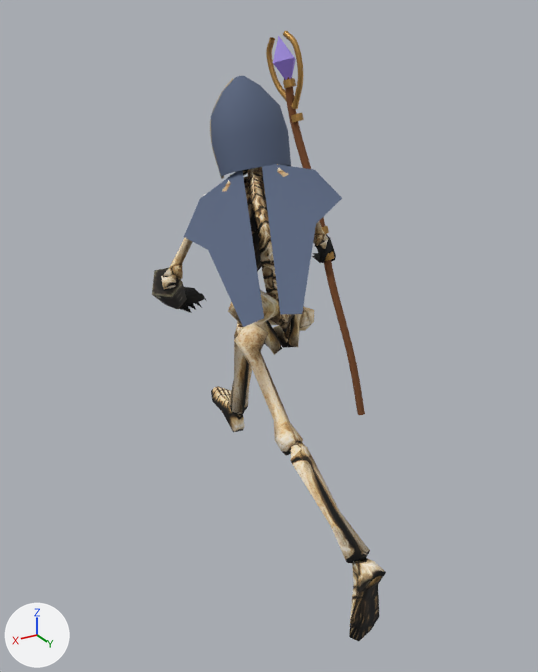
A saved change to the glTF model game/public/assets/models/creature/creature_skeleton_mage.glb.
Camera for both pictures: a 50 mm lens placed at (1.284, 2.132, 2.001), pointed at (-0.001, -0.01, 0.93). The lights are fixed; the arrows at lower left show +X, +Y and +Z. The first picture is the older version. Both versions are drawn at frame 7 of the action 'Run'; the numbers are the values there.

Objects in the first picture: 'MantlePanel-1', 'MantlePanel1', 'OpenHood', 'StaffShaft', 'skeleton_mesh' and 7 more.
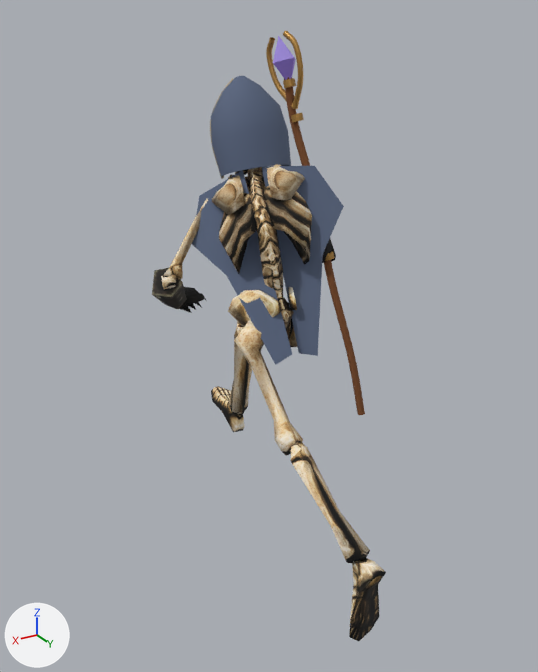
Diff of the bpy script that builds the scene:
```diff
--- a/game/public/assets/models/creature/creature_skeleton_mage.glb.py
+++ b/game/public/assets/models/creature/creature_skeleton_mage.glb.py
@@ ob_mantlepanel_1 @@
 ob_mantlepanel_1.parent = ob_magemantle
-ob_mantlepanel_1.location = (0.0, 0.0, 0.0)
+ob_mantlepanel_1.location = (-0.00498, -0.145, 0.107)
+ob_mantlepanel_1.rotation_euler = (-0.694, -0.0557, -0.0596)  # degrees (-40, -3.2, -3.4)
@@ ob_mantlepanel1 @@
 ob_mantlepanel1.parent = ob_magemantle
-ob_mantlepanel1.location = (0.0, 0.0, 0.0)
+ob_mantlepanel1.location = (-0.0000952, -0.126, 0.0851)
+ob_mantlepanel1.rotation_euler = (-0.579, 0.0611, 0.0498)  # degrees (-33, 3.5, 2.9)
```

Pixel boxes (x1, y1, x2, y2) of what changed, in the pictures (538 x 672 px):
'MantlePanel-1', moved, turned: before (262, 164, 342, 315); after (262, 166, 344, 356)
'MantlePanel1', moved, turned: before (184, 170, 264, 327); after (192, 170, 292, 365)
